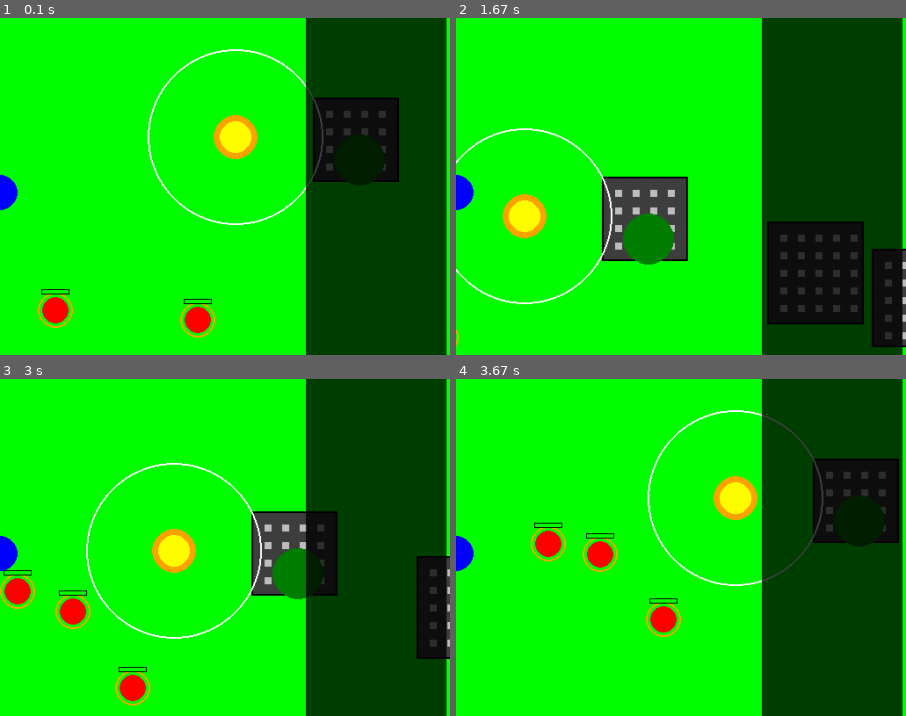
Above: before the commit, frames 1-4 (two rows, left to right).
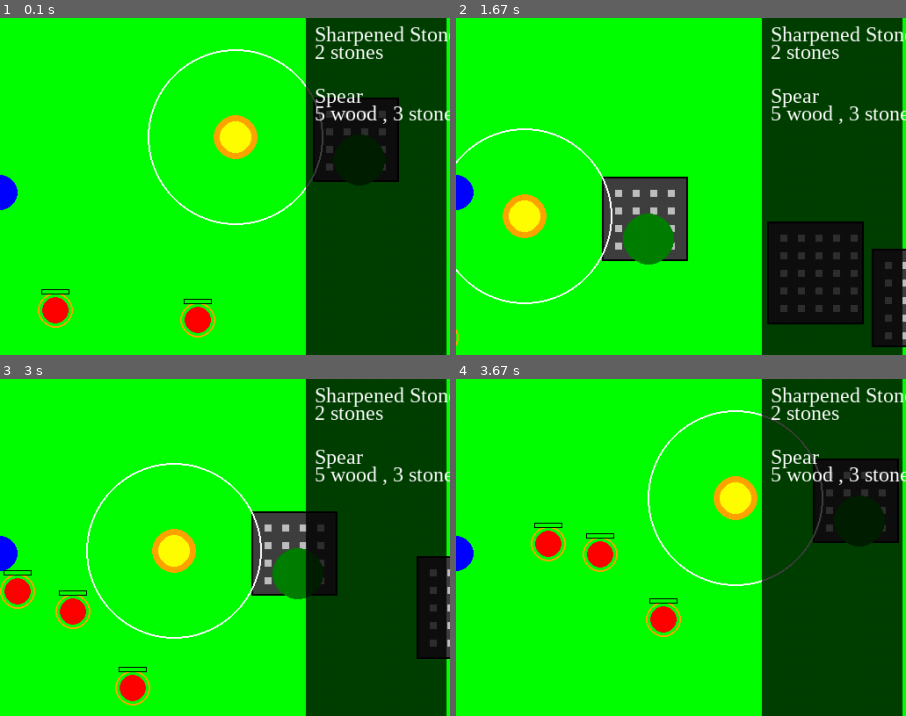
Above: after the commit, the same moments.

Repository: kold027/Pygame
Game: pygame game, started from game.py
The game is run twice, just before and just after one commit, with the same random seed, the same clock (stepped at 60 frames per second) and the same inputs.
Inputs (mouse positions are % of the whole screen's width and height, from its top left):
- Up to frame 1 (0.1 s): no input
- Up to frame 2 (1.67 s): click (91, 27) at 0.38 s, where only the run after the commit has a clickable "Sharpened Stone"; hold Right 0.67-1.13 s; hold Up 1.17-1.47 s; hold Right from 1.5 s (still down)
- Up to frame 3 (3 s): release Right at 1.97 s; hold Left 2-2.53 s; click (91, 36) at 2.62 s, where only the run after the commit has a clickable "Spear"; hold Down from 2.9 s (still down)
- Up to frame 4 (3.67 s): release Down at 3.2 s; hold Left 3.23-3.63 s
The pictures show only the part of the screen within x 50-100%, y 24-74%; the shares and areas given below are measured in that part.

The runs differ from the first frame. In frame 1, 1.7% of the frame differs, in the area x 70-100%, y 2-32%; in frame 2, 1.7%; in frame 3, 1.7%; in frame 4, 1.7%.

Commit message:
demo_shop

Diff:
--- a/game.py
+++ b/game.py
@@ -515,7 +515,23 @@
         self.surface = pygame.Surface((MINIMAP_SIZE+10, SCREEN_HEIGHT-210),pygame.SRCALPHA)
         pygame.draw.rect(self.surface, (0, 0, 0, 191), (0, 0, MINIMAP_SIZE+10, SCREEN_HEIGHT-210))
         self.screen.blit(self.surface,(860, 180))
-
+        store_font = pygame.font.SysFont('Baskerville', 24)
+        SS_store = store_font.render('Sharpened Stone', True, WHITE)
+        screen.blit(SS_store, (870, 190))
+        SS_store = store_font.render('2 stones', True, WHITE)
+        screen.blit(SS_store, (870, 210))
+        Spr_store = store_font.render('Spear', True, WHITE)
+        screen.blit(Spr_store, (870, 260))
+        Spr_store = store_font.render('5 wood , 3 stones', True, WHITE)
+        screen.blit(Spr_store, (870, 280))
+
+    def buy(self, mouse_x, mouse_y):
+        SSbt_store = pygame.Rect(860,180,150,50)
+        if SSbt_store.collidepoint(mouse_x, mouse_y):
+            print('IT WORKED')
+        Sprbt_store = pygame.Rect(860,250,150,50)
+        if Sprbt_store.collidepoint(mouse_x, mouse_y):
+            print('IT WORKED')
 
 
 def draw_health_bar(screen, player):
@@ -615,6 +631,8 @@
     current_wave = 1
     zombies = spawn_wave(current_wave, terrain)
 
+    amount = 30
+
     running = True
 
     is_day = True
@@ -660,6 +678,8 @@
                     world_mouse_y = mouse_y + camera.y
                     terrain.fuel_fire(world_mouse_x, world_mouse_y, player)
                     terrain.terrain_damage_handler(player, world_mouse_x, world_mouse_y)
+                    #print(mouse_x,mouse_y)
+                    store.buy(mouse_x, mouse_y)
 
         keys = pygame.key.get_pressed()
 
@@ -692,7 +712,7 @@
                 if projectile.active:
                     distance = math.sqrt((projectile.x - zombie.x) ** 2 + (projectile.y - zombie.y) ** 2)
                     if distance < projectile.size + zombie.size:
-                        if zombie.take_damage(30):
+                        if zombie.take_damage(amount):
                             zombies.remove(zombie)
                         projectiles.remove(projectile)
                         break
